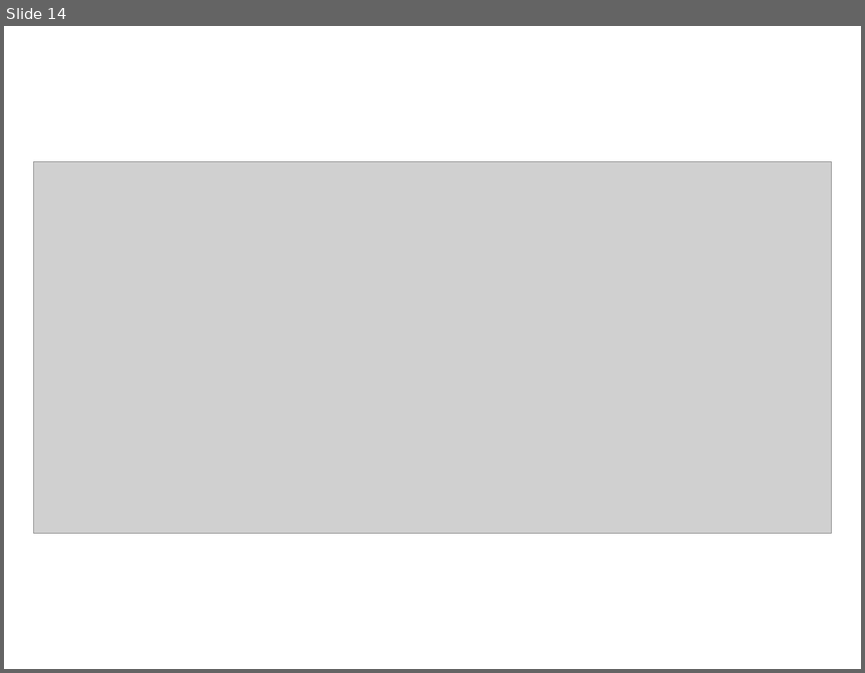
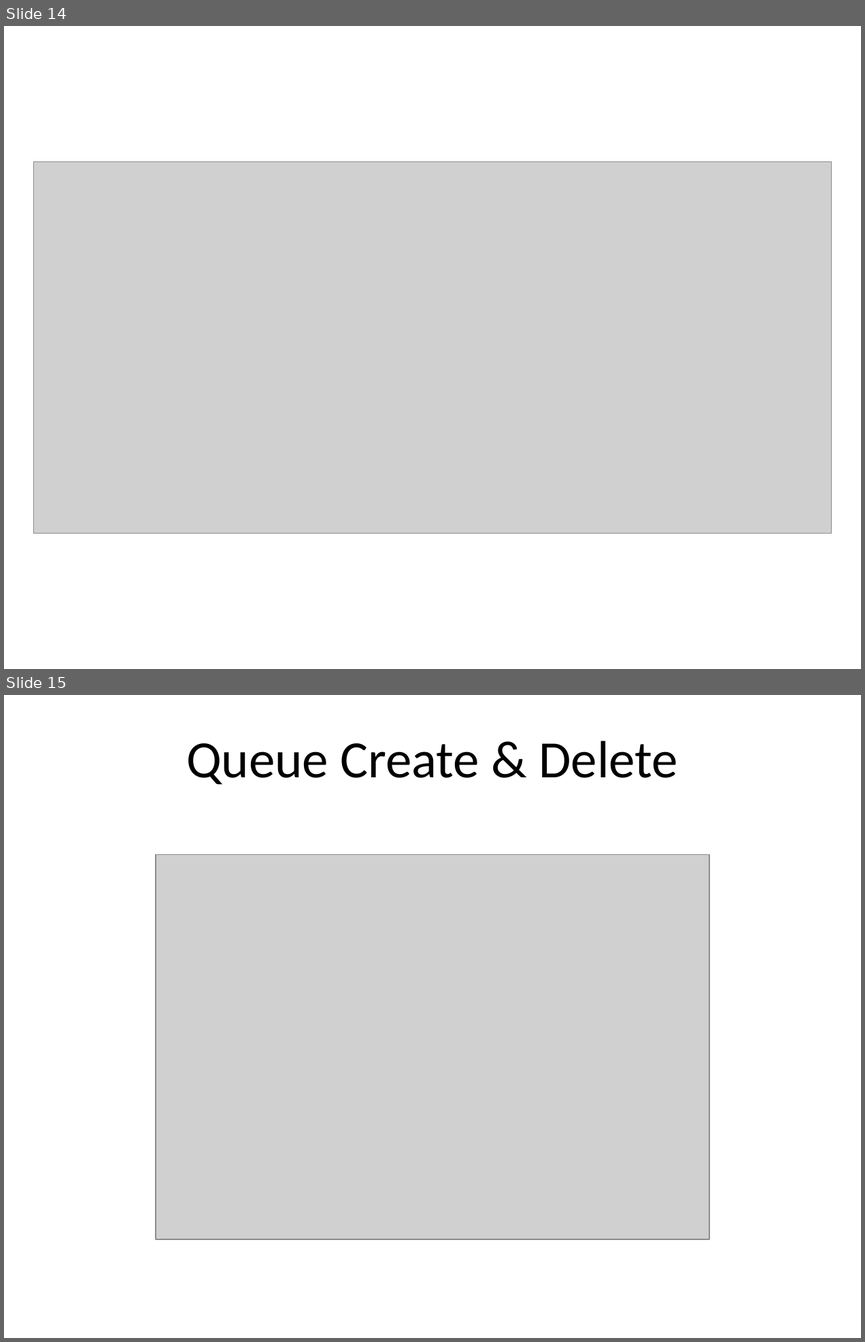
Before and after one commit to tgwalker1/TeamBrand, a slide deck: Recap/Recap_SW8_Andyteil.pptx. Shown one above the other, each under a label of ours: slide 14 before the commit, slides 14 and 15 after it. The pictures are 865x673 and 865x1342 pixels, drawn with LibreOffice and Linux fonts; fonts in the diff are those of the drawing; grey boxes stand for pictures. Boxes give left, top, right and bottom in pixels: in the first picture for what was removed or moved away, otherwise in the second. Text is boxed around its words. In the diff, an @@ line names an element or a change of style, - is before the commit and + after.

Commit message:
Recap added queue part

```diff
--- a/Recap/Recap_SW8_Andyteil.pptx
+++ b/Recap/Recap_SW8_Andyteil.pptx
@@ slide 15 added at [4,695,861,1338], background #FFFFFF @@
@@ text added at [186,741,677,785], 44 pt, text #000000 @@
+Queue Create & Delete
@@ picture added at [156,854,709,1239] @@
```
Also in this commit, not shown: 2 other slides added.
